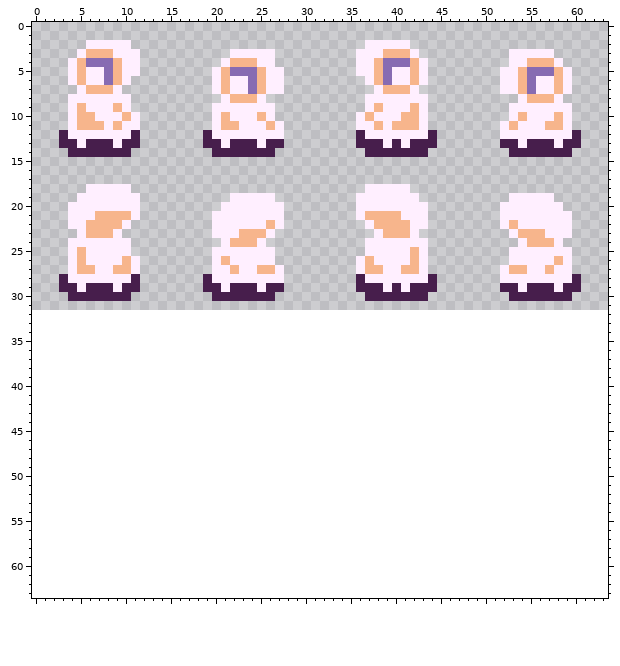
Two states of a pixel-art file, Assets/Character.aseprite. The first picture shows the starting point.
64x32 pixels, 1 frame. The old version is drawn lined up with the new one, on the new canvas.
Now the later version:
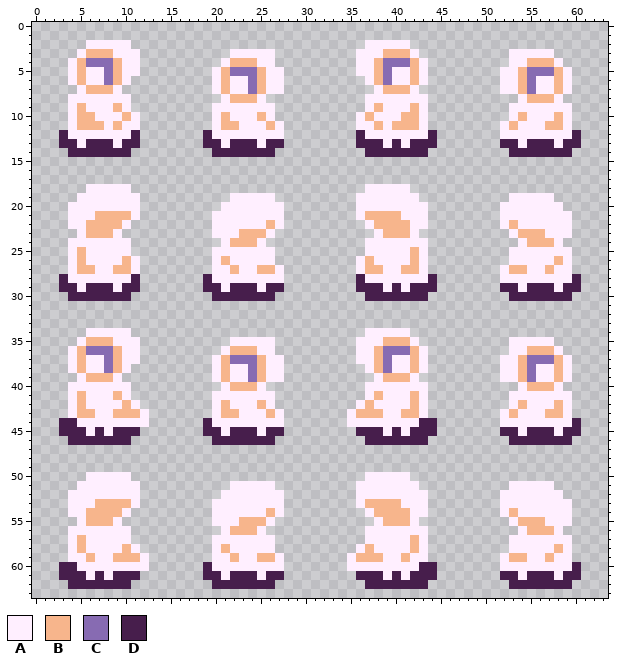
Palette (. is transparent): A #ffefff  B #f7b58c  C #876bb2  D #471e4c
What changed:
canvas 64x32 -> 64x64
The author put colour A in row 34 at x 6 to 10 and 37 to 41; in row 35 at x 5, 9 to 11, 22 to 26, 36 to 38, 42 and 53 to 57; in row 36 at x 4, 10 to 11, 21, 25 to 26, 36 to 37, 43, 53 to 54 and 58; in row 37 at x 4, 6 to 7, 10 to 11, 20, 26 to 27, 36 to 37, 40 to 41, 43, 52 to 53 and 59; in row 38 at x 4, 6 to 7, 10, 20, 22 to 23, 26 to 27, 37, 40 to 41, 43, 52 to 53, 56 to 57 and 59; in row 39 at x 5, 9, 20, 22 to 23, 26 to 27, 38, 42, 52 to 53, 56 to 57 and 59.
The author put colour A in row 40 at x 4 to 10, 21, 25, 37 to 43, 54 and 58; in row 41 at x 4, 6 to 8, 10, 20 to 26, 37, 39 to 41, 43 and 53 to 59; in row 42 at x 4, 6 to 9, 11, 20, 22 to 24, 26, 36, 38 to 41, 43, 53, 55 to 57 and 59; in row 43 at x 4, 7 to 8, 12, 20, 23 to 25, 27, 35, 39 to 40, 43, 52, 54 to 56 and 59; in row 44 at x 5 to 12, 20 to 27, 35 to 42 and 52 to 59; in row 45 at x 6, 8, 21, 25, 39, 41, 54 and 58.
The author put colour A in row 50 at x 6 to 10 and 37 to 41; in row 51 at x 5 to 11, 22 to 26, 36 to 42 and 53 to 57; in row 52 at x 4 to 11, 21 to 27, 36 to 43 and 52 to 58; in row 53 at x 4 to 6, 11, 20 to 27, 36, 41 to 43 and 52 to 59; in row 54 at x 4 to 5, 10, 20 to 25, 27, 37, 42 to 43, 52 and 54 to 59; in row 55 at x 5, 9, 20 to 22, 26, 38, 42, 53 and 57 to 59.
The author put colour A in row 56 at x 4 to 10, 21, 25, 37 to 43, 54 and 58; in row 57 at x 4, 6 to 10, 20 to 26, 37 to 41, 43 and 53 to 59; in row 58 at x 4, 6 to 9, 11, 20, 22 to 26, 36, 38 to 41, 43, 53 to 57 and 59; in row 59 at x 4 to 5, 7 to 8, 12, 20 to 21, 23 to 24, 27, 35, 39 to 40, 42 to 43, 52, 55 to 56 and 58 to 59; in row 60 at x 5 to 12, 20 to 27, 35 to 42 and 52 to 59; in row 61 at x 6, 8, 21, 25, 39, 41, 54 and 58.
The author put colour B in row 35 at x 6 to 8 and 39 to 41; in row 36 at x 5, 9, 22 to 24, 38, 42 and 55 to 57; in rows 37 to 38 at x 5, 9, 21, 25, 38, 42, 54 and 58; in row 39 at x 6 to 8, 21, 25, 39 to 41, 54 and 58; in row 40 at x 22 to 24 and 55 to 57; in row 41 at x 5, 9, 38 and 42.
The author put colour B in row 42 at x 5, 10, 21, 25, 37, 42, 54 and 58; in row 43 at x 5 to 6, 9 to 11, 21 to 22, 26, 36 to 38, 41 to 42, 53 and 57 to 58; in row 53 at x 7 to 10 and 37 to 40; in row 54 at x 6 to 9, 26, 38 to 41 and 53; in row 55 at x 6 to 8, 23 to 25, 39 to 41 and 54 to 56; in row 56 at x 22 to 24 and 55 to 57.
The author put colour B in row 57 at x 5 and 42; in row 58 at x 5, 10, 21, 37, 42 and 58; in row 59 at x 6, 9 to 11, 22, 25 to 26, 36 to 38, 41, 53 to 54 and 57.
The author put colour C in row 36 at x 6 to 8 and 39 to 41; in row 37 at x 8, 22 to 24, 39 and 55 to 57; in row 38 at x 8, 24, 39 and 55; in row 39 at x 24 and 55.
The author put colour D in row 44 at x 3 to 4, 19, 43 to 44 and 60; in row 45 at x 3 to 5, 7, 9 to 11, 19 to 20, 22 to 24, 26 to 27, 36 to 38, 40, 42 to 44, 52 to 53, 55 to 57 and 59 to 60; in row 46 at x 4 to 10, 20 to 26, 37 to 43 and 53 to 59; in row 60 at x 3 to 4, 19, 43 to 44 and 60; in row 61 at x 3 to 5, 7, 9 to 11, 19 to 20, 22 to 24, 26 to 27, 36 to 38, 40, 42 to 44, 52 to 53, 55 to 57 and 59 to 60; in row 62 at x 4 to 10, 20 to 26, 37 to 43 and 53 to 59.
Where, in picture pixels (left, top, right, bottom), the same in both pictures:
added: (59, 328, 149, 589)
added: (347, 328, 437, 589)
added: (203, 337, 284, 445)
added: (500, 337, 581, 445)
added: (203, 481, 284, 589)
added: (500, 481, 581, 589)
